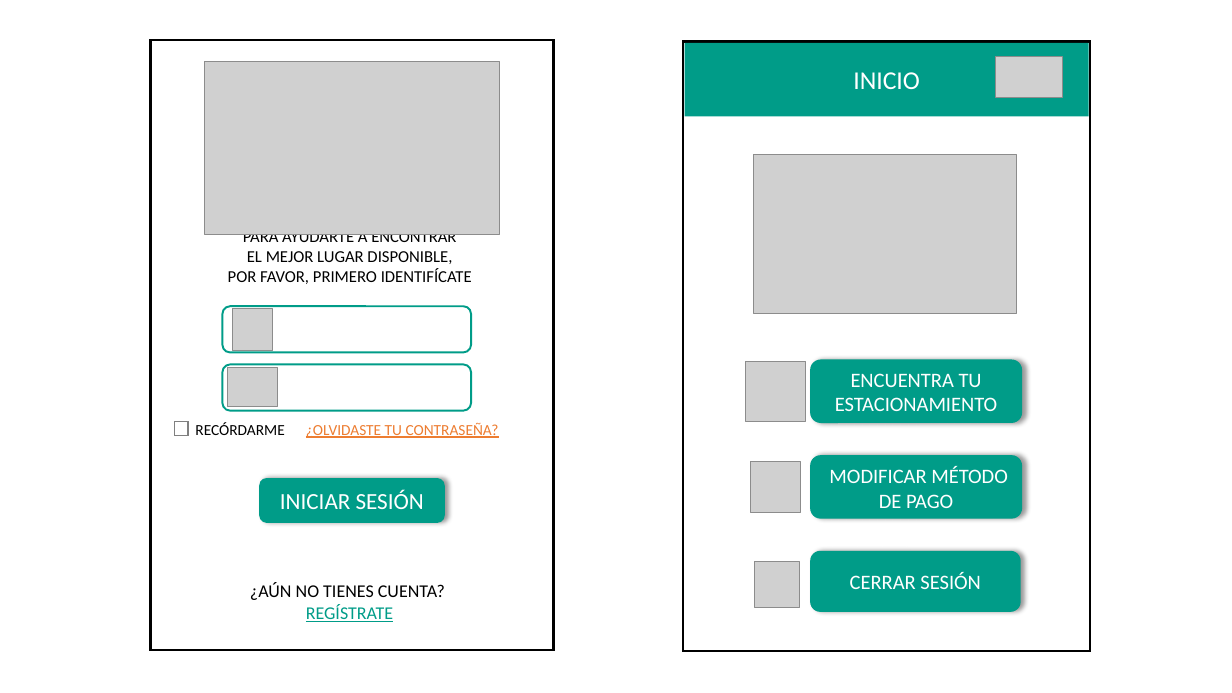
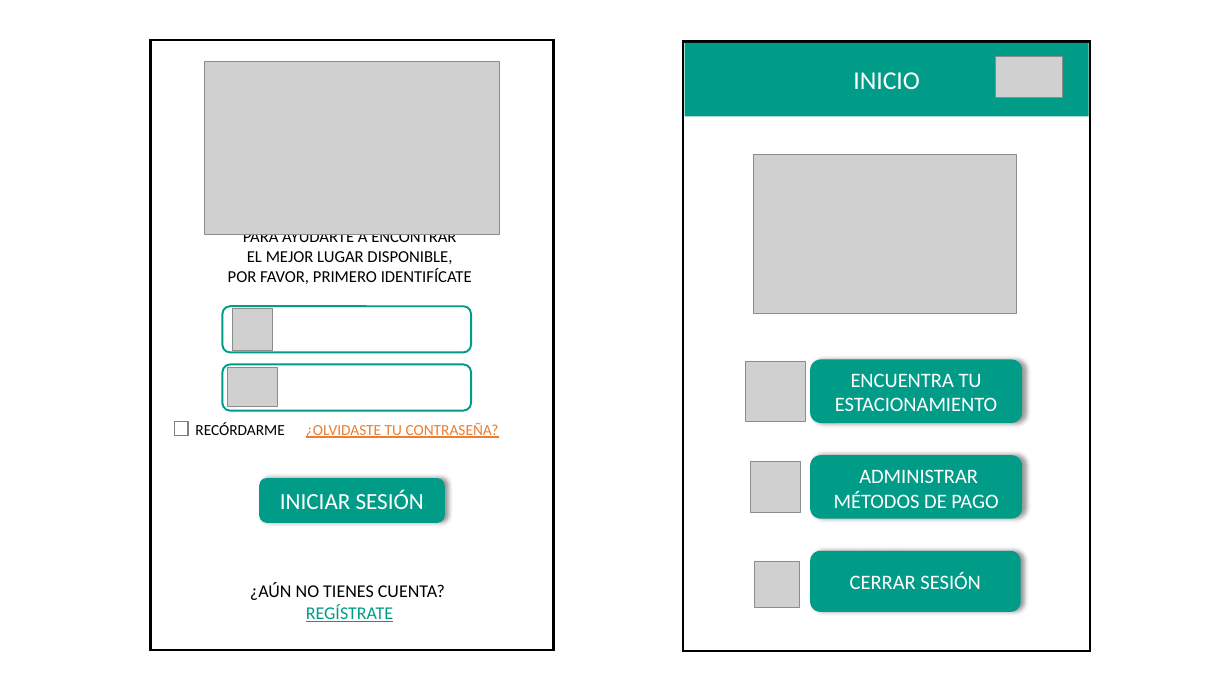
Before and after one commit to ajbeem/iotserver, a slide deck: slide 3 of documentation/MapaNavegacion.pptm. Drawn at 1232x693 pixels with LibreOffice and Linux fonts; fonts in the diff are those of the drawing; grey boxes stand for pictures. Boxes give left, top, right and bottom in pixels: in the first picture for what was removed or moved away, otherwise in the second. Text is boxed around its words. In the diff, an @@ line names an element or a change of style, - is before the commit and + after.

```diff
--- a/documentation/MapaNavegacion.pptm
+++ b/documentation/MapaNavegacion.pptm
@@ text in rounded rectangle at (834,469,998,508): text changed @@
-MODIFICAR MÉTODO DE PAGO
+ADMINISTRAR MÉTODOS DE PAGO
```
Also in this commit, not shown: 5 other slides changed, 1 slide added, 4 other files.
